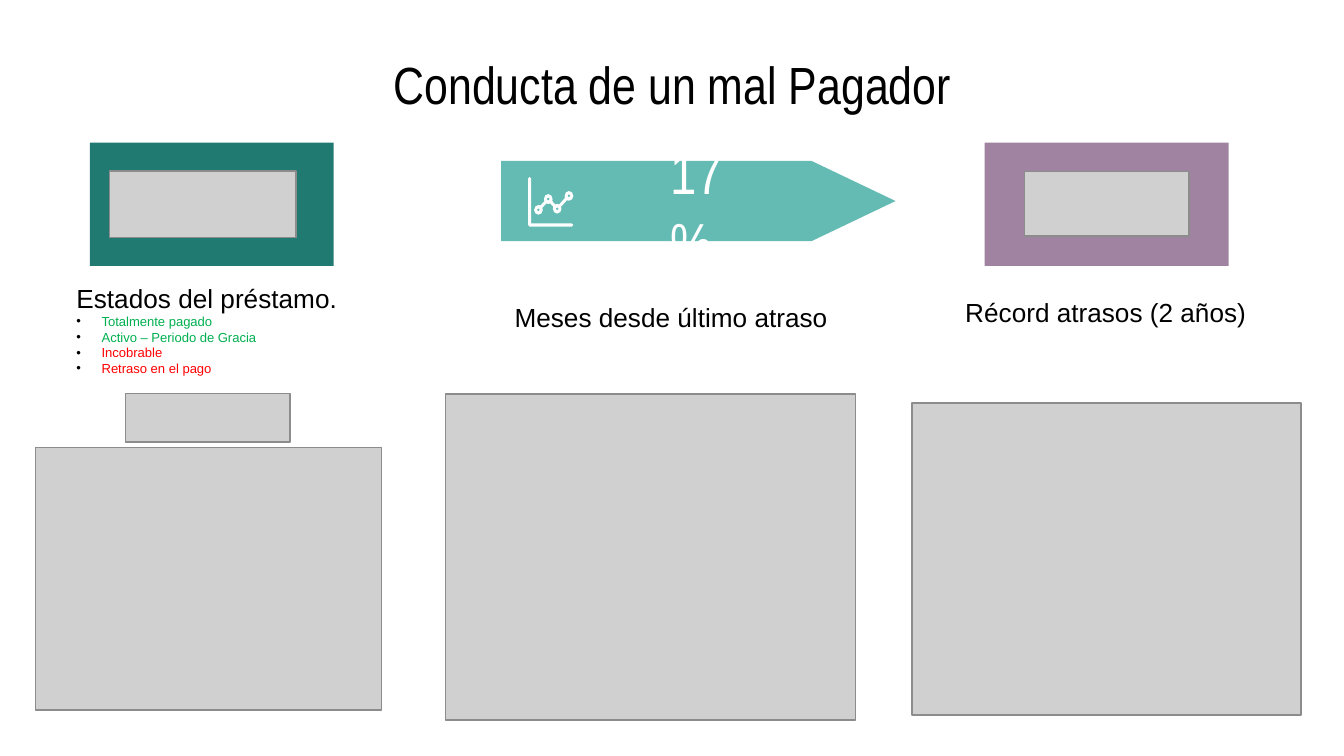
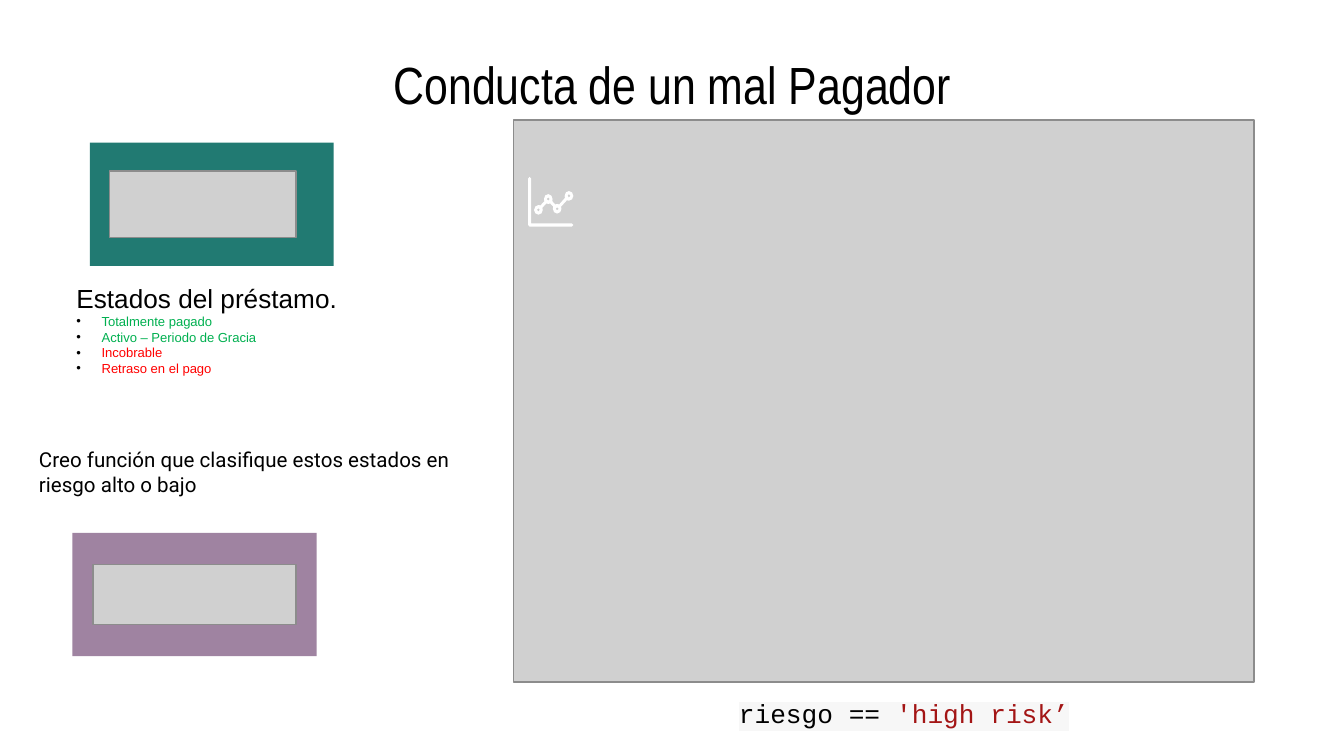
Before and after one commit to vrobles/Proyecto_Grupo3, a slide deck: slide 6 of CREDITOS OTORGADOS - PRODUBANCO 3.pptx. Drawn at 1344x756 pixels with LibreOffice and Linux fonts; fonts in the diff are those of the drawing; grey boxes stand for pictures. Boxes give left, top, right and bottom in pixels: in the first picture for what was removed or moved away, otherwise in the second. Text is boxed around its words. In the diff, an @@ line names an element or a change of style, - is before the commit and + after.

```diff
--- a/CREDITOS OTORGADOS - PRODUBANCO 3.pptx
+++ b/CREDITOS OTORGADOS - PRODUBANCO 3.pptx
@@ picture: place and size @@
-picture at [36, 448, 383, 710]
+picture at [513, 120, 1254, 681]
@@ text removed at [670, 147, 723, 194] @@
-17%
@@ freeform shape removed at [502, 161, 896, 241] @@
@@ picture removed at [1024, 171, 1189, 235] @@
@@ text removed at [515, 307, 828, 328] @@
-Meses desde último atraso
@@ text removed at [965, 302, 1245, 328] @@
-Récord atrasos (2 años)
@@ picture removed at [445, 394, 855, 720] @@
@@ picture removed at [913, 403, 1301, 715] @@
@@ text added at [39, 451, 449, 497], 11 pt, text #000000 @@
+Creo función que clasifique estos estados en riesgo alto o bajo
@@ rectangle: place and size @@
-rectangle at [985, 142, 1230, 266]
+rectangle at [73, 534, 317, 657]
@@ picture: place and size @@
-picture at [125, 394, 290, 442]
+picture at [93, 564, 296, 624]
@@ text added at [739, 705, 1068, 729], 14 pt, text #A31515 @@
+riesgo == 'high risk’
```
Also in this commit, not shown: 9 other slides changed, 2 slides added.
